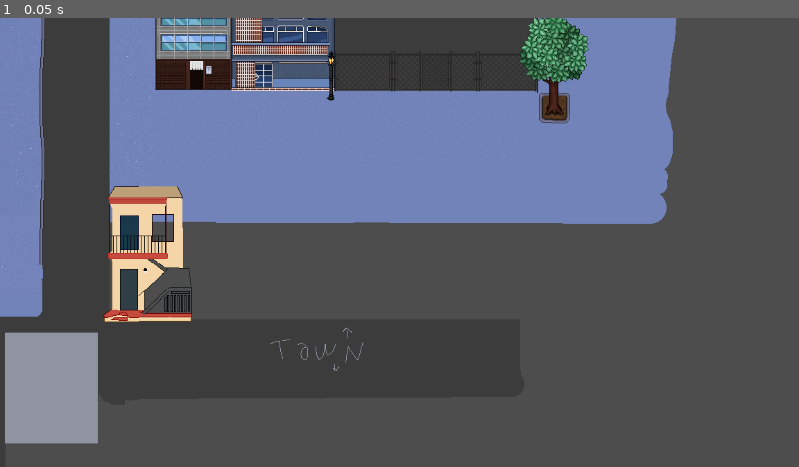
Above: before the commit, frame 1.
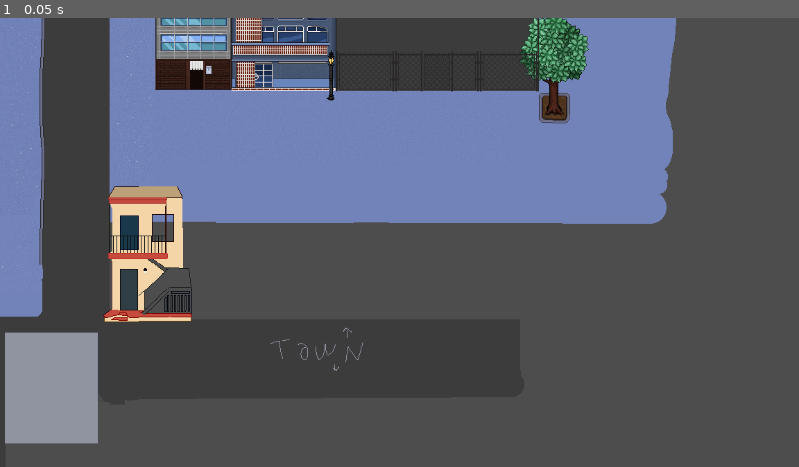
Above: after the commit, the same moment.

Repository: porkbrain/dont-count-the-sheep
Game: Godot game, scene res://assets/scenes/downtown.tscn
Same seed, same stepped clock (60 frames per second), same inputs: the game is played once before the commit and once after it. The project has no main scene, so this scene is started directly.
Inputs:
- Up to frame 1 (0.05 s): no input

The runs differ from the first frame. In frame 1, 0.1% of the frame differs, in the area x 41-68%, y 0-17%.

Commit message:
downtown update

Diff:
--- a/main_game/assets/scenes/downtown.tscn
+++ b/main_game/assets/scenes/downtown.tscn
@@ -15,6 +15,11 @@
 [ext_resource type="Texture2D" uid="uid://cs4xyldoxgtxg" path="res://assets/downtown/tree.png" id="13_7q235"]
 [ext_resource type="Texture2D" uid="uid://b7r70khewajh0" path="res://assets/downtown/lamp.png" id="14_8uy80"]
 [ext_resource type="Texture2D" uid="uid://b3l3d28gta56i" path="res://assets/downtown/water_bottle.png" id="15_08gmr"]
+[ext_resource type="Texture2D" uid="uid://d3swa0vc5iitv" path="res://assets/downtown/briza.png" id="16_xr53b"]
+[ext_resource type="Texture2D" uid="uid://lgsyrvis4y80" path="res://assets/downtown/wired_fence.png" id="17_5ai3x"]
+[ext_resource type="Texture2D" uid="uid://bneahsxtb6wpe" path="res://assets/downtown/front field.png" id="18_yr0u5"]
+[ext_resource type="Texture2D" uid="uid://bq3fw5e27w801" path="res://assets/downtown/house_plantshoptrio.png" id="19_fdu3c"]
+[ext_resource type="Texture2D" uid="uid://dcl4guw8e72nh" path="res://assets/downtown/compound_gate.png" id="20_o0xfm"]
 
 [sub_resource type="AtlasTexture" id="AtlasTexture_5i4a5"]
 atlas = ExtResource("2_vxd7e")
@@ -158,3 +163,71 @@
 [node name="WaterBottle" type="Sprite2D" parent="."]
 position = Vector2(-439, 184)
 texture = ExtResource("15_08gmr")
+
+[node name="TrashcanTables2" type="Sprite2D" parent="."]
+position = Vector2(-624, 525)
+texture = ExtResource("10_nyc25")
+
+[node name="Beer4" type="Sprite2D" parent="."]
+position = Vector2(-652, 550)
+texture = ExtResource("11_e3pff")
+
+[node name="Briza" type="Sprite2D" parent="."]
+position = Vector2(-32, -589)
+texture = ExtResource("16_xr53b")
+
+[node name="WiredFence" type="Sprite2D" parent="."]
+z_index = -2
+position = Vector2(-844, -368)
+texture = ExtResource("17_5ai3x")
+
+[node name="WiredFence2" type="Sprite2D" parent="."]
+z_index = -2
+position = Vector2(-929, -368)
+texture = ExtResource("17_5ai3x")
+
+[node name="WiredFence3" type="Sprite2D" parent="."]
+z_index = -2
+position = Vector2(-1014, -368)
+texture = ExtResource("17_5ai3x")
+
+[node name="WiredFence4" type="Sprite2D" parent="."]
+position = Vector2(525, -64)
+texture = ExtResource("17_5ai3x")
+
+[node name="FrontField" type="Sprite2D" parent="."]
+position = Vector2(630, 7)
+texture = ExtResource("18_yr0u5")
+
+[node name="WiredFence5" type="Sprite2D" parent="."]
+position = Vector2(733, -63)
+texture = ExtResource("17_5ai3x")
+
+[node name="WiredFence6" type="Sprite2D" parent="."]
+position = Vector2(648, -63)
+texture = ExtResource("17_5ai3x")
+
+[node name="HousePlantshoptrio" type="Sprite2D" parent="."]
+z_index = -3
+position = Vector2(293, -297)
+texture = ExtResource("19_fdu3c")
+
+[node name="WiredFence7" type="Sprite2D" parent="."]
+z_index = -4
+position = Vector2(130, -368)
+texture = ExtResource("17_5ai3x")
+
+[node name="WiredFence8" type="Sprite2D" parent="."]
+z_index = -4
+position = Vector2(291, -366)
+texture = ExtResource("17_5ai3x")
+
+[node name="WiredFence9" type="Sprite2D" parent="."]
+z_index = -4
+position = Vector2(376, -366)
+texture = ExtResource("17_5ai3x")
+
+[node name="CompoundGate" type="Sprite2D" parent="."]
+z_index = -4
+position = Vector2(-357, -372)
+texture = ExtResource("20_o0xfm")
Binary file changed: main_game/assets/downtown/bg.png
Binary file added: main_game/assets/downtown/briza.png
Binary file added: main_game/assets/downtown/compound_gate.png
Binary file added: main_game/assets/downtown/front field.png
Binary file added: main_game/assets/downtown/house_plantshoptrio.png
Binary file changed: main_game/assets/downtown/trashcan_tables.png
Binary file added: main_game/assets/downtown/wired_fence.png
Not shown: 1 places in main_game/assets/scenes/downtown.tscn that only renumber resources
